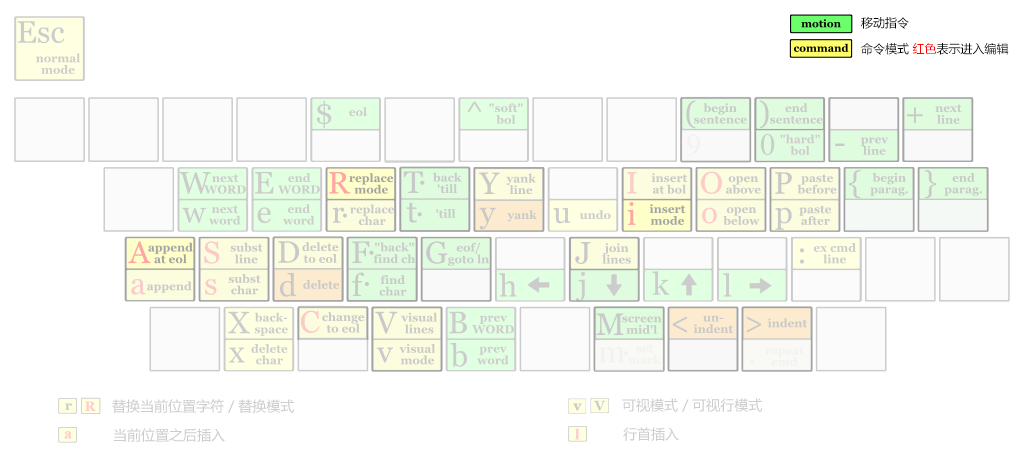
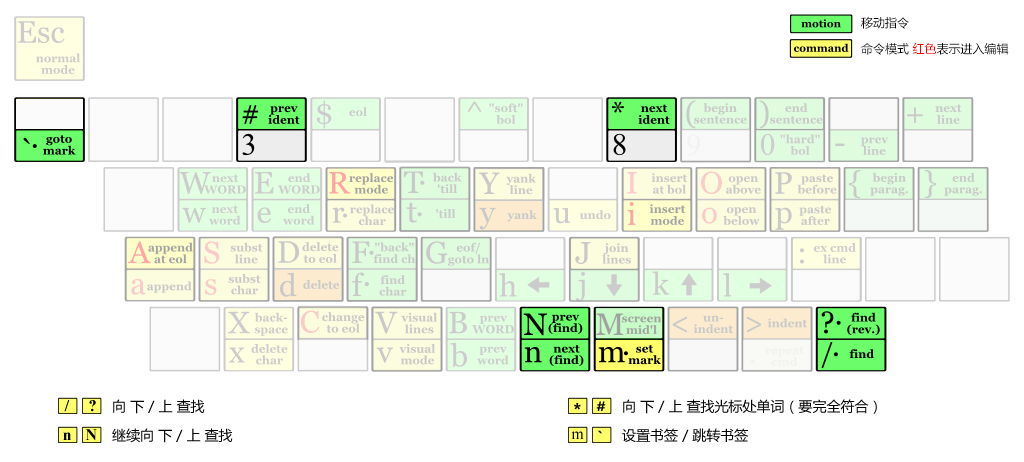
Layered file, before and after one edit (1024 × 462). Changes by layer:
painted on "图层 12" over bbox(14, 97, 887, 443)
removed layer "图层 11" over bbox(14, 97, 887, 443)
painted on "图层 13" over bbox(14, 97, 887, 372)
